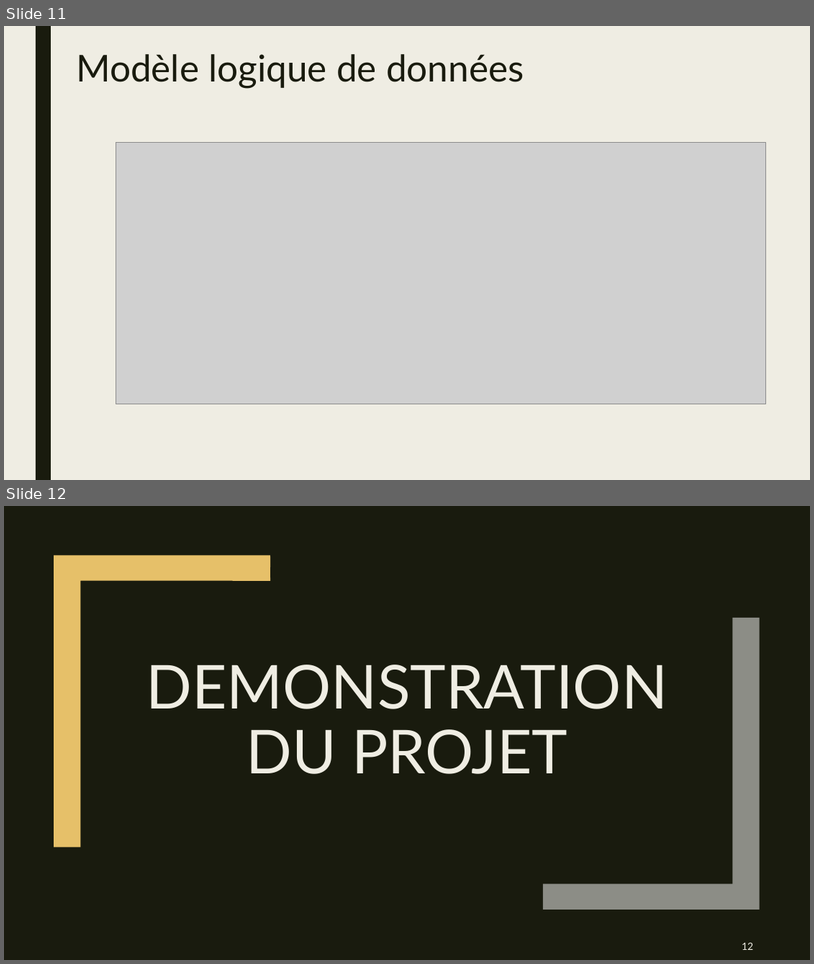
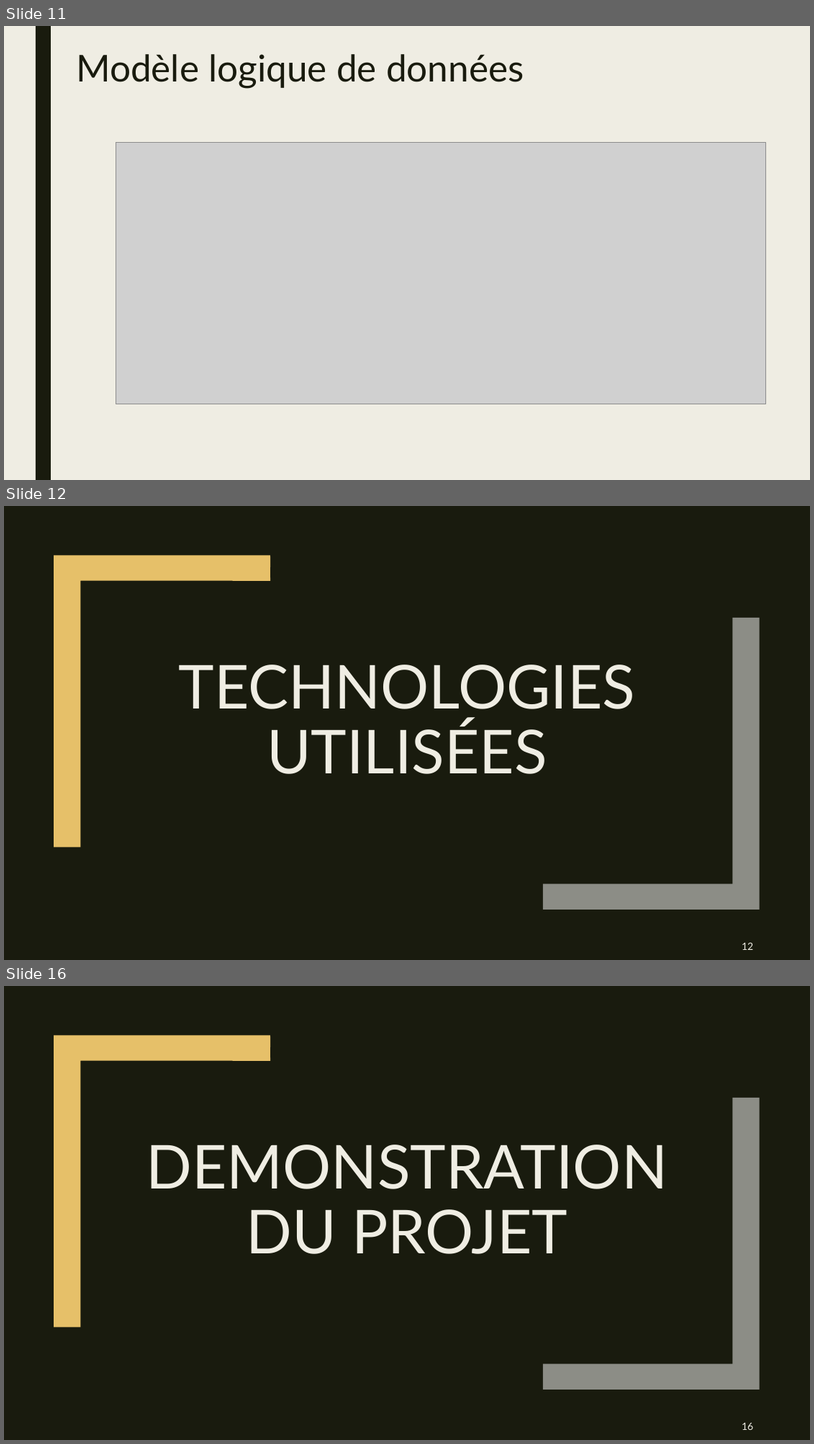
Before and after one commit to MaxenceVandekerckhove/super_hero, a slide deck: Documentation/PowerMap.pptx. Shown one above the other, each under a label of ours: slides 11 and 12 before the commit, slides 11, 12 and 16 after it; the slides between them are not shown. The pictures are 814x964 and 814x1444 pixels, drawn with LibreOffice and Linux fonts; fonts in the diff are those of the drawing; grey boxes stand for pictures. Boxes give left, top, right and bottom in pixels: in the first picture for what was removed or moved away, otherwise in the second. Text is boxed around its words. In the diff, an @@ line names an element or a change of style, - is before the commit and + after.

```diff
--- a/Documentation/PowerMap.pptx
+++ b/Documentation/PowerMap.pptx
@@ slide 12 added at box(4, 506, 810, 960), background #191B0E; not listed: 1 template element that a slide beside it also shows @@
@@ rectangle added at box(4, 506, 810, 960), fill #191B0E @@
@@ freeform shape added at box(54, 555, 270, 847), fill #E6C069 @@
@@ freeform shape added at box(543, 618, 760, 909), fill #8C8D86 @@
@@ title added at box(179, 664, 636, 774), 72 pt, text #EFEDE3 @@
+TECHNOLOGIES UTILISÉES
@@ page number added at box(742, 942, 754, 950), 12 pt, text #EFEDE3 @@
+12
@@ what was slide 12 is now slide 16 @@
@@ page number at box(742, 1422, 754, 1430): text changed @@
-12
+16
```
Also in this commit, not shown: 2 slides changed, 3 other slides added.
